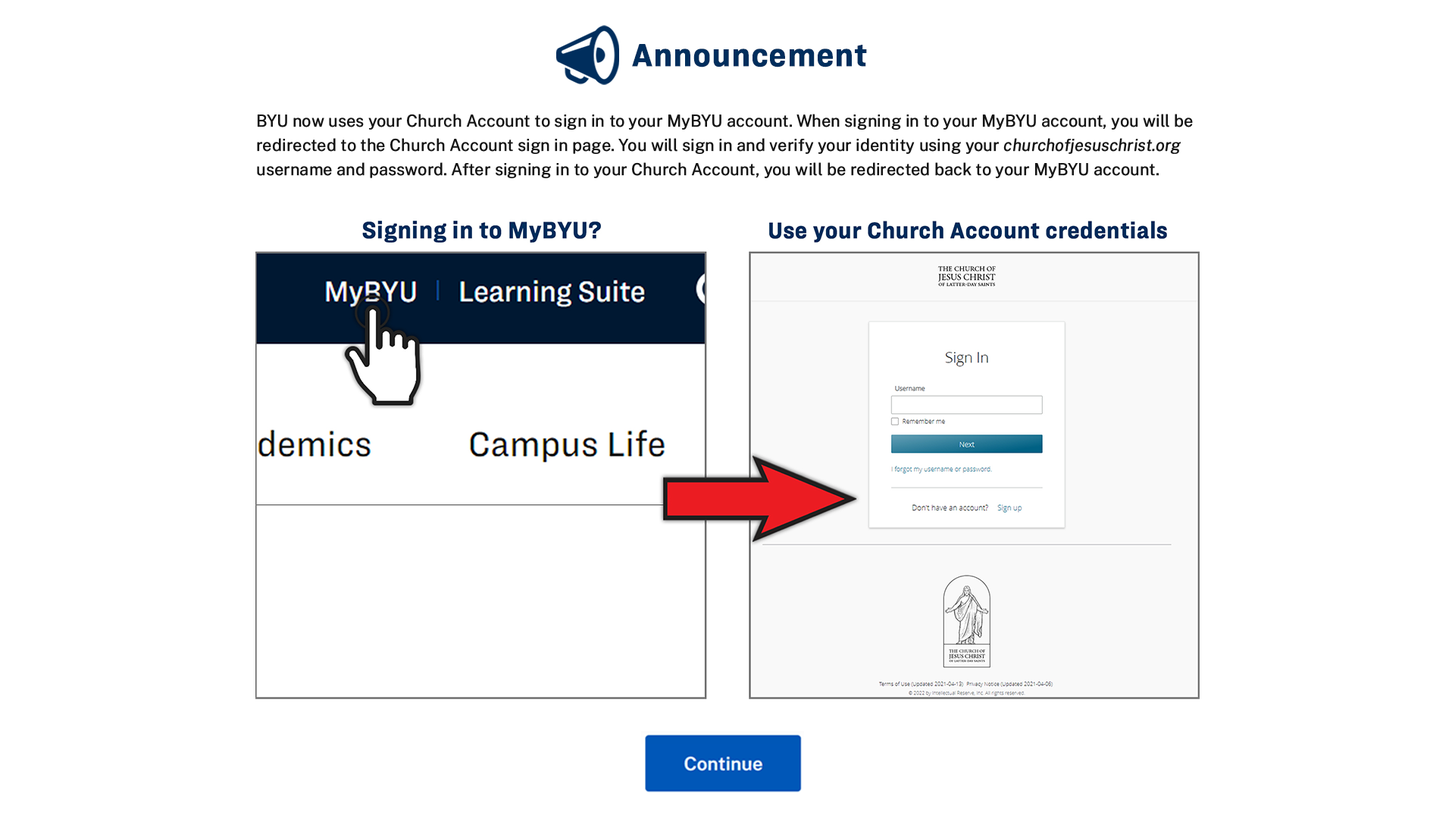
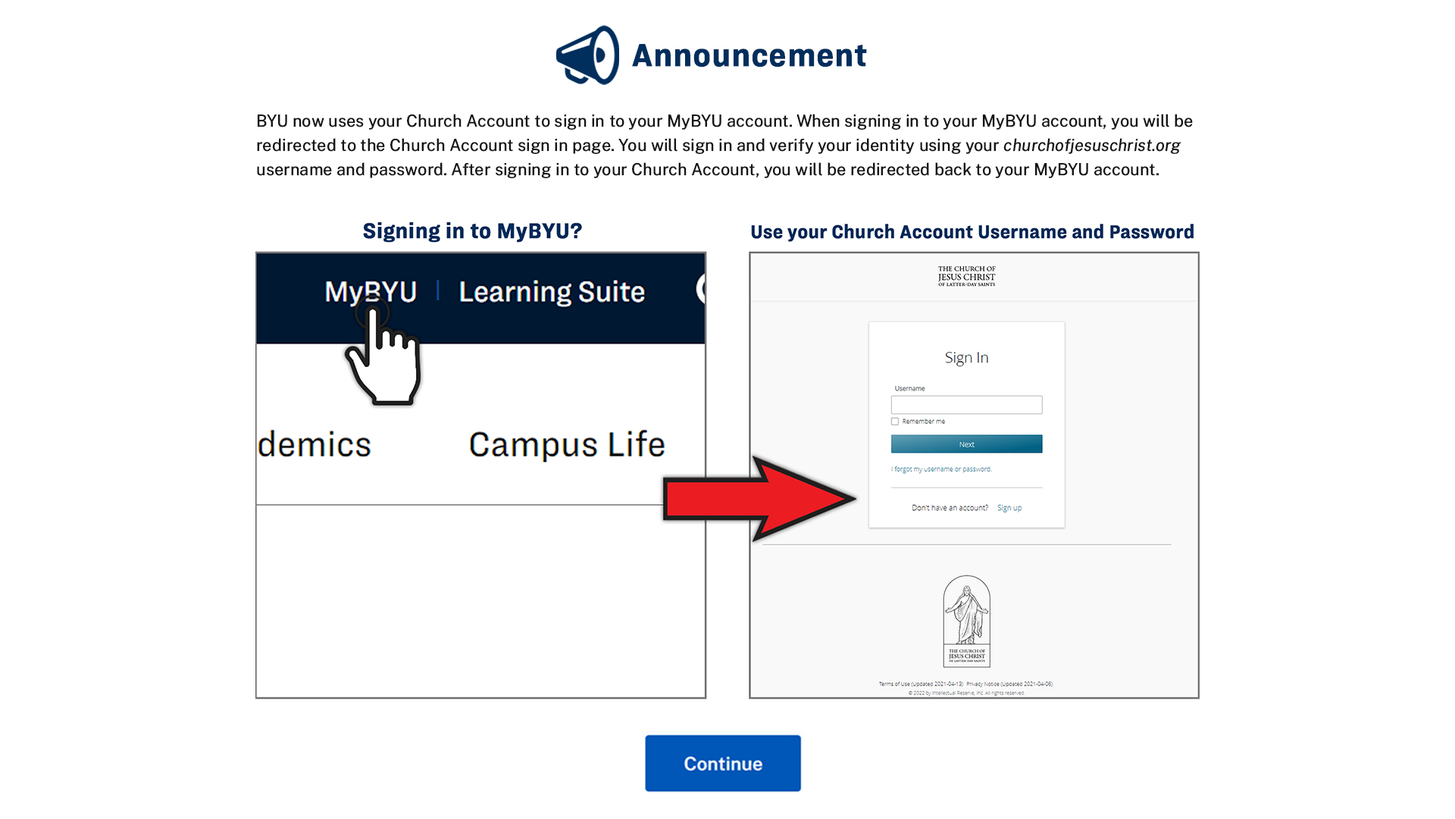
Layer changes from the first 1455px x 819px image to the second:
painted on "announcement-graphic" over (362, 219, 1195, 245)
